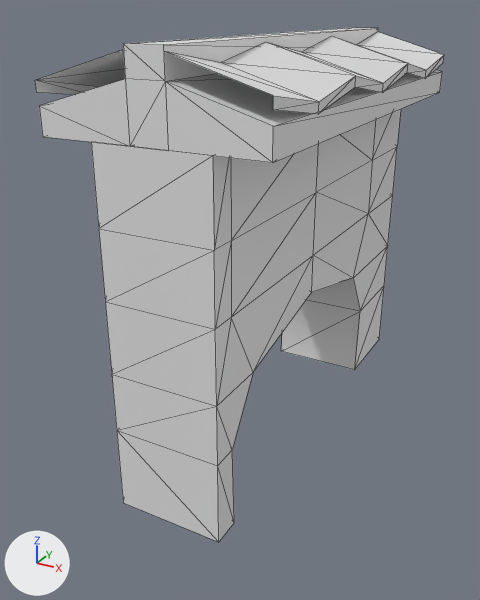
Two versions of the FBX model res/models/scene_models/GateWall.fbx, one commit apart.
Before and after are seen from a 50 mm lens placed at (0.634, -1.342, 0.498), pointed at (-0.042, -0.113, -0.117). Arrows for +X, +Y and +Z are at lower left; the lights stay in place. The older version comes first. Mesh edges are drawn as thin lines. Where no turn or scale is listed for an object, it has been applied to the vertices.

The first picture shows 'GateWall'.
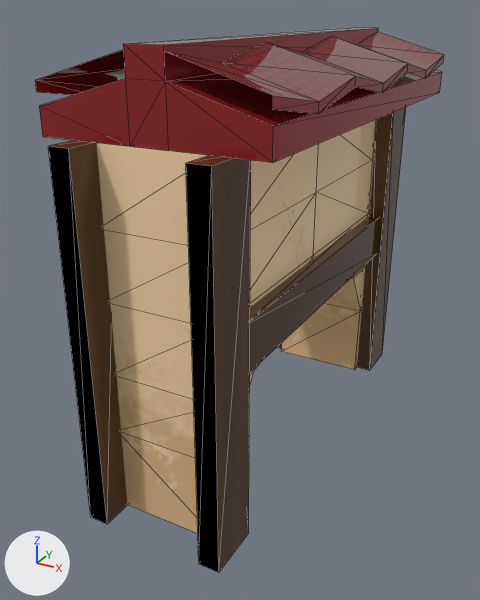
Location of each change, (x1, y1, x2, y2) in pixels of the pictures (480 x 600 px):
'GateWall', recoloured (darker)
    both: (35, 28, 444, 533)
'GateDec', added
    after: (186, 107, 406, 573)
'GateDec001', added
    after: (48, 140, 282, 524)

The edits, one by one:
Picture 'GateWall_DefaultMaterial_BaseColor.png' (img_gatewall_defaultmaterial_basecolor_png) is new.
Picture 'GateDec_DefaultMaterial_BaseColor.png' (img_gatedec_defaultmaterial_basecolor_png) is new.
Material 'Material #6' (mat_material__6) is new.
Its texture is img_gatewall_defaultmaterial_basecolor_png.
Its roughness is 0.0.
Material 'Material #7' (mat_material__7) is new.
Its texture is img_gatedec_defaultmaterial_basecolor_png.
Its roughness is 0.0.
me_mesh has 118 vertices, 180 faces and spans x -0.219..0.219, y -0.494..0.494, z -0.449..0.449.
me_mesh gains material mat_material__6 (picture img_gatewall_defaultmaterial_basecolor_png).
Mesh me_mesh_002 is new.
It has 24 vertices, 26 faces and spans x 0.109..0.158, y -0.557..0.406, z -0.45..0.297.
It uses material mat_material__7 (picture img_gatedec_defaultmaterial_basecolor_png).
Mesh me_mesh_001 is new.
It has 24 vertices, 26 faces and spans x -0.15..-0.101, y -0.557..0.406, z -0.45..0.297.
It uses material mat_material__7 (picture img_gatedec_defaultmaterial_basecolor_png).
Object 'GateDec' (ob_gatedec) is new; it shows me_mesh_002.
Its location is (0.0, 0.0, 0.0).
Object 'GateDec001' (ob_gatedec001) is new; it shows me_mesh_001.
Its location is (0.0, 0.0, 0.0).
